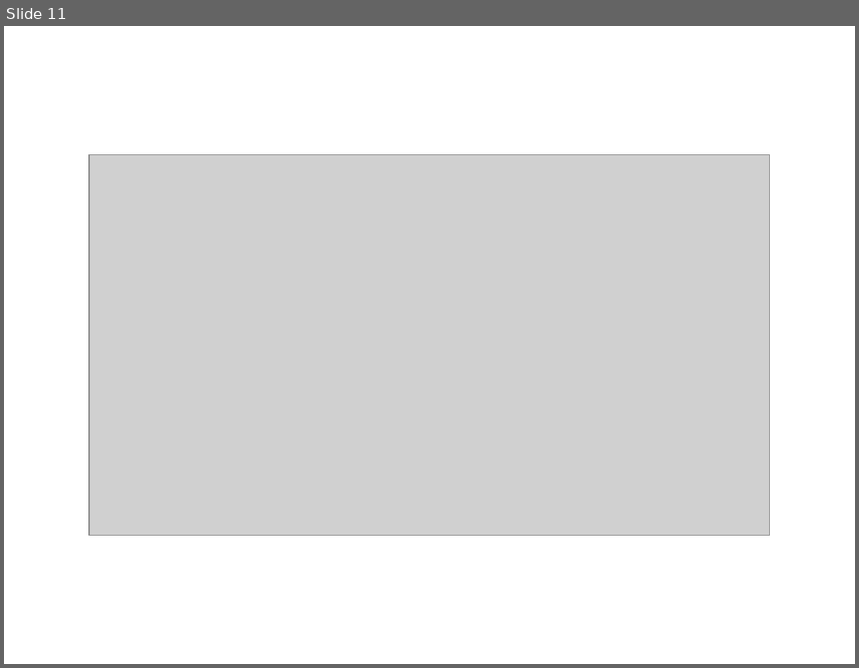
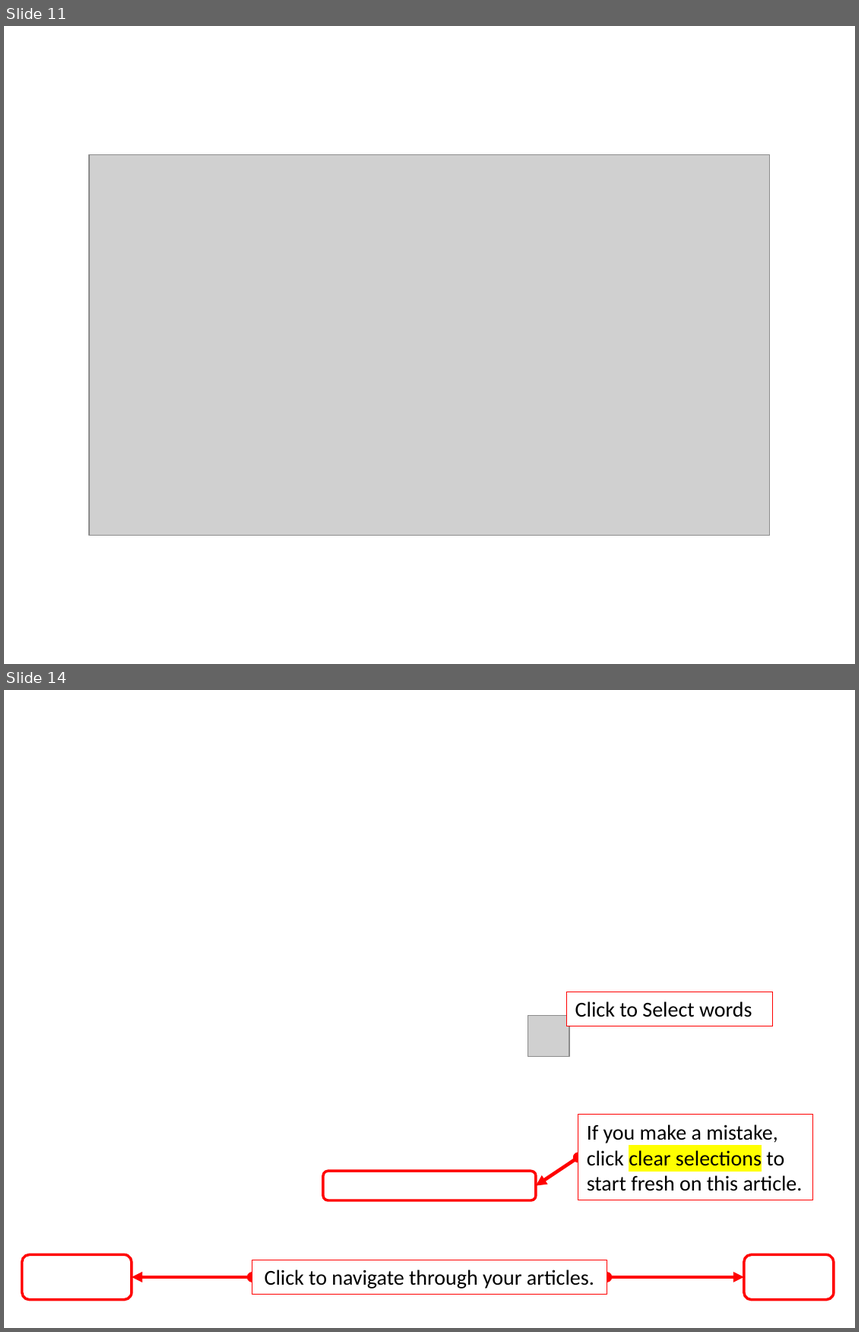
Before and after one commit to SinaMohseni/Text-classification-explanation-evaluation, a slide deck: user-study/instructions/Instructions.pptx. Shown one above the other, each under a label of ours: slide 11 before the commit, slides 11 and 14 after it; the slides between them are not shown. The pictures are 859x668 and 859x1332 pixels, drawn with LibreOffice and Linux fonts; fonts in the diff are those of the drawing; grey boxes stand for pictures; background and template pictures are left out. Boxes give left, top, right and bottom in pixels: in the first picture for what was removed or moved away, otherwise in the second. Text is boxed around its words. In the diff, an @@ line names an element or a change of style, - is before the commit and + after.

```diff
--- a/user-study/instructions/Instructions.pptx
+++ b/user-study/instructions/Instructions.pptx
@@ slide 14 added at (4, 690, 855, 1328), background picture (left out) @@
@@ rectangle added at (566, 992, 772, 1026), fill #FFFFFF, outline #FF0000 0.75 pt, 18 pt, text #000000 @@
+Click to Select words
@@ picture added at (528, 1015, 570, 1057) @@
@@ rectangle added at (579, 1115, 813, 1201), fill #FFFFFF, outline #FF0000 0.75 pt, 18 pt, text #000000 @@
+If you make a mistake, click clear selections to start fresh on this article.
@@ double arrow added from (579, 1158) to (536, 1186), #FF0000 3 pt @@
@@ rounded rectangle added at (323, 1171, 536, 1201), outline #FF0000 2.25 pt @@
@@ rounded rectangle added at (22, 1255, 132, 1300), outline #FF0000 2.25 pt @@
@@ rounded rectangle added at (743, 1255, 834, 1300), outline #FF0000 2.25 pt @@
@@ double arrow added from (253, 1277) to (132, 1277), #FF0000 3 pt @@
@@ rectangle added at (253, 1260, 607, 1294), fill #FFFFFF, outline #FF0000 0.75 pt, 18 pt, text #000000 @@
+Click to navigate through your articles.
@@ double arrow added from (607, 1277) to (743, 1277), #FF0000 3 pt @@
```
Also in this commit, not shown: 2 other slides added, 4 other files.
